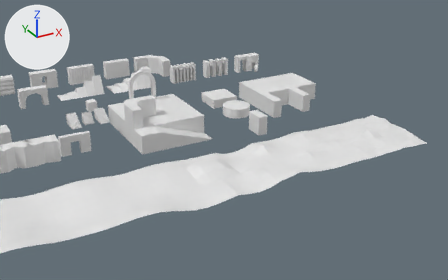
The FBX model Assets/Unimotion/Demo/Models/demo.fbx, before and after one commit.
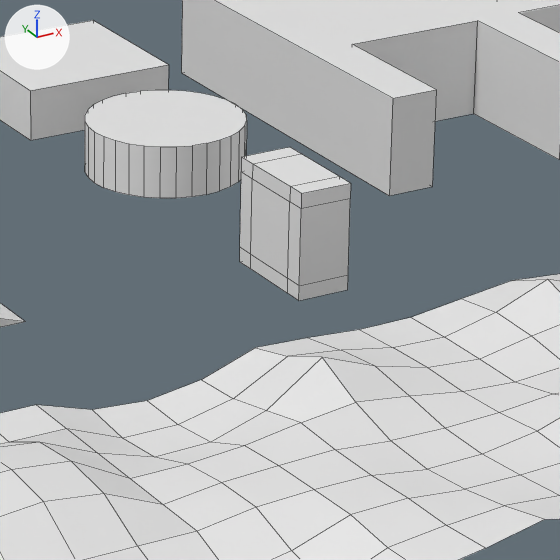
Each version appears first whole from a camera (50 mm lens) standing at (-48.2, -119.1, 48.8) and looking at (8.8, -15.5, -3.0), and next in a close-up on the part from 47% to 68% of the width and 30% to 64% of the height. Lighting does not change. The marker at upper left points along +X, +Y and +Z. The close-ups show mesh edges as thin lines. Where no turn or scale is listed for an object, it has been applied to the vertices. Vertices at the same position are counted once.

The first close-up shows 'demo_plane_02', 'demo_plane_03', 'demo_plane_04', 'demo_special_01', 'demo_terrain_01'.
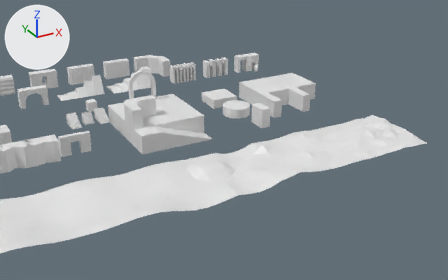
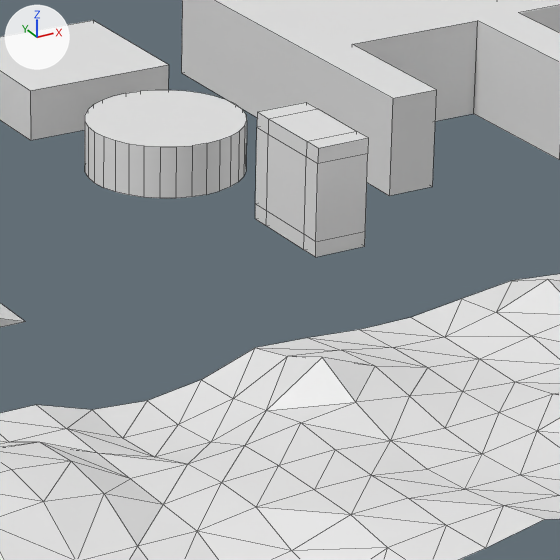
Pixel boxes (x1, y1, x2, y2) of what changed, in the close-ups (560 x 560 px):
'demo_special_01', mesh moved
    before: (240, 147, 351, 301)
    after: (255, 103, 368, 257)

Diff of the bpy script that builds the scene:
```diff
--- a/Assets/Unimotion/Demo/Models/demo.fbx.py
+++ b/Assets/Unimotion/Demo/Models/demo.fbx.py
@@ me_plane_005 @@
 me_plane_005.from_pydata(...)  # 36 vertices, 34 faces; spans x -0.95..1.05, y -1.0..3.0, z -2.0..2.0
 # used by ob_demo_special_01; location = (16.0, -18.0, 0.0)
+# me_plane_005 part 1: the whole mesh is moved by (0.0, -1.0, 2.0)
```
